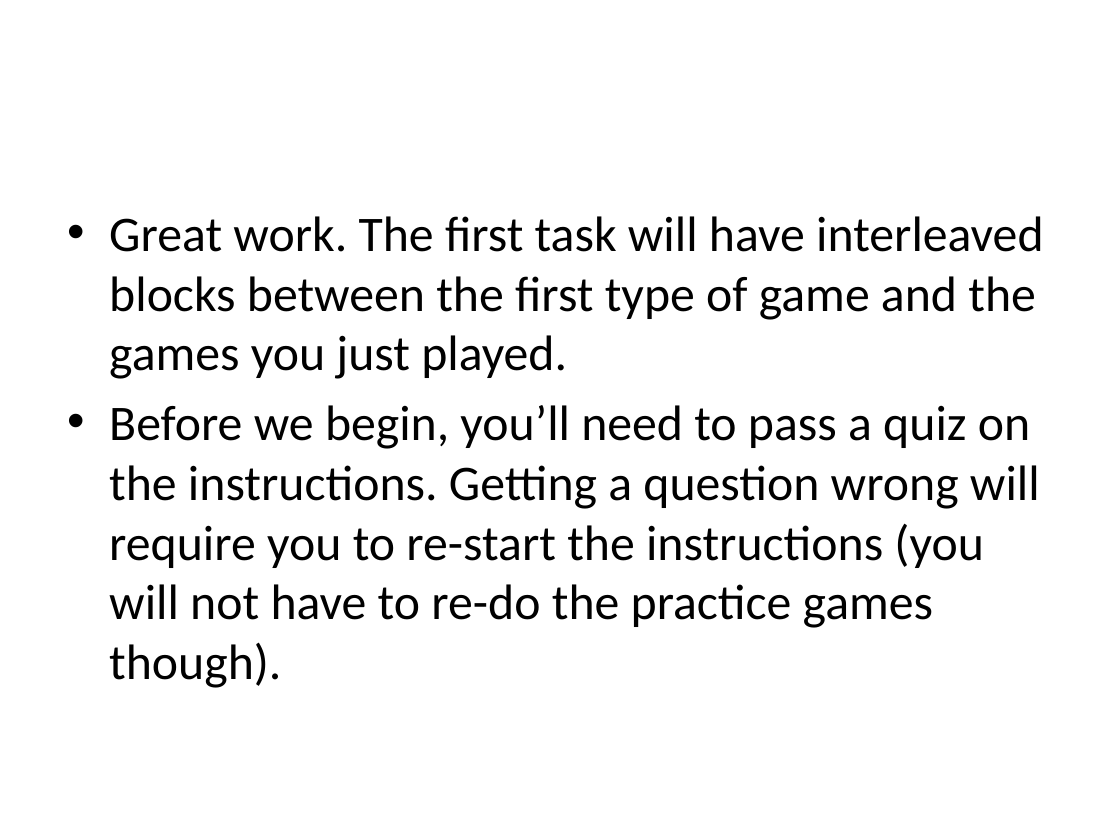
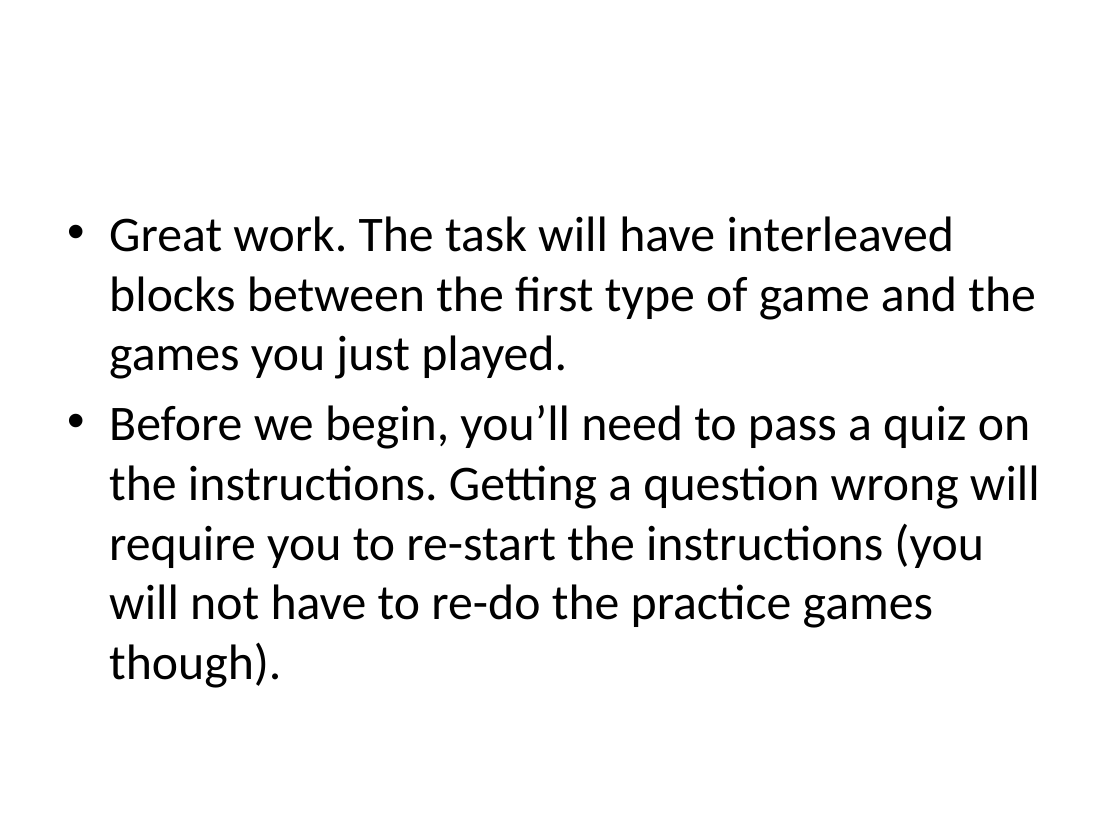
Before and after one commit to evanrussek/uws_jsp, a slide deck: slide 15 of Stimuli/uws_instr_slides.pptx. Drawn at 1120x840 pixels with LibreOffice and Linux fonts; fonts in the diff are those of the drawing. Boxes give left, top, right and bottom in pixels: in the first picture for what was removed or moved away, otherwise in the second. Text is boxed around its words. In the diff, an @@ line names an element or a change of style, - is before the commit and + after.

```diff
--- a/Stimuli/uws_instr_slides.pptx
+++ b/Stimuli/uws_instr_slides.pptx
@@ text at [109,216,1036,379]: text changed @@
-• Great work. The first task will have interleaved blocks between the first type of game and the games you just played.
+• Great work. The task will have interleaved blocks between the first type of game and the games you just played.
```
Also in this commit, not shown: 8 other slides changed, 13 other files.
